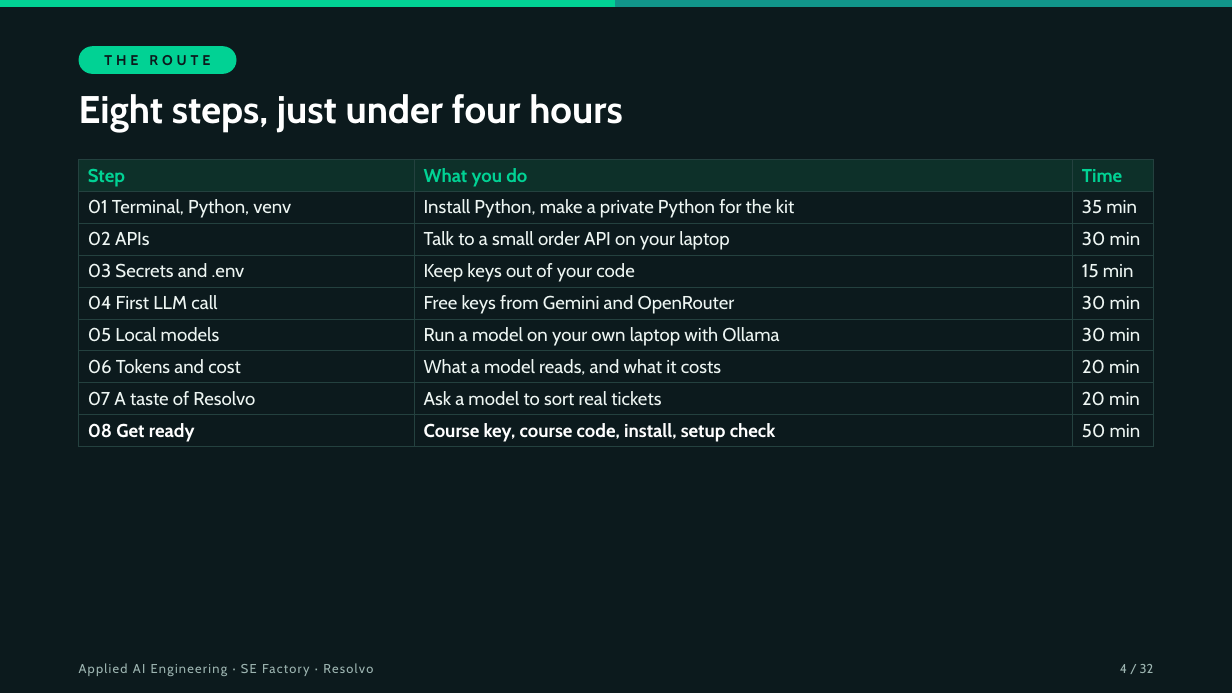
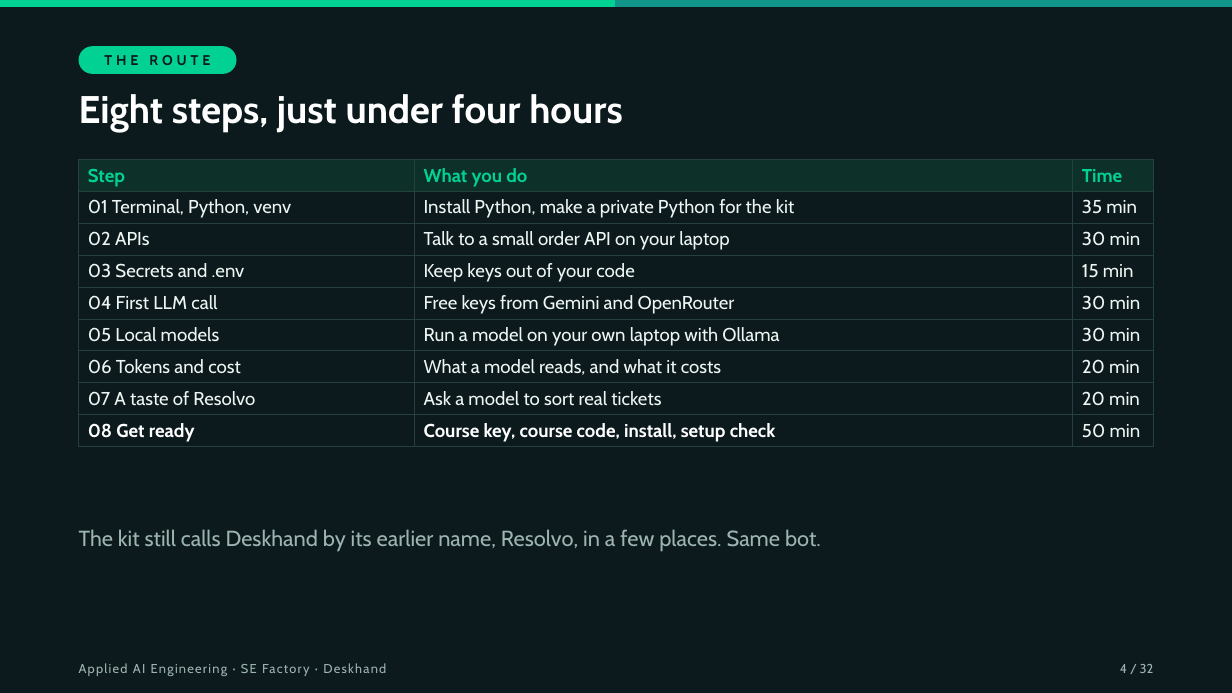
Before and after one commit to hasankanaan26/prep-kit, a slide deck: slide 4 of slides/session-00.pptx. Drawn at 1232x693 pixels with LibreOffice and Linux fonts; fonts in the diff are those of the drawing. Boxes give left, top, right and bottom in pixels: in the first picture for what was removed or moved away, otherwise in the second. Text is boxed around its words. In the diff, an @@ line names an element or a change of style, - is before the commit and + after.

```diff
--- a/slides/session-00.pptx
+++ b/slides/session-00.pptx
@@ text added at [79, 529, 821, 552], 17 pt, text #9DB5B1 @@
+The kit still calls Deskhand by its earlier name, Resolvo, in a few places. Same bot.
@@ text at [79, 663, 386, 676]: text changed @@
-Applied AI Engineering · SE Factory · Resolvo
+Applied AI Engineering · SE Factory · Deskhand
```
Also in this commit, not shown: 31 other slides changed, 6 other files.
